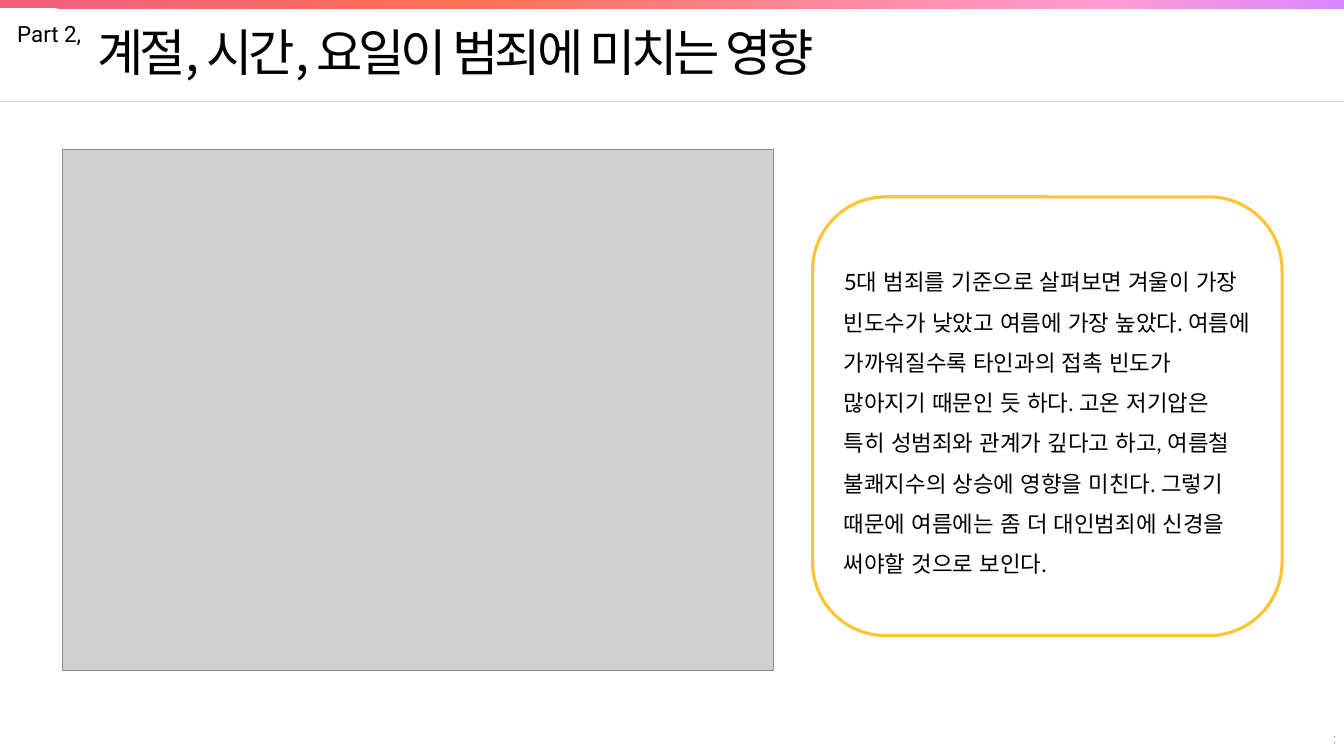
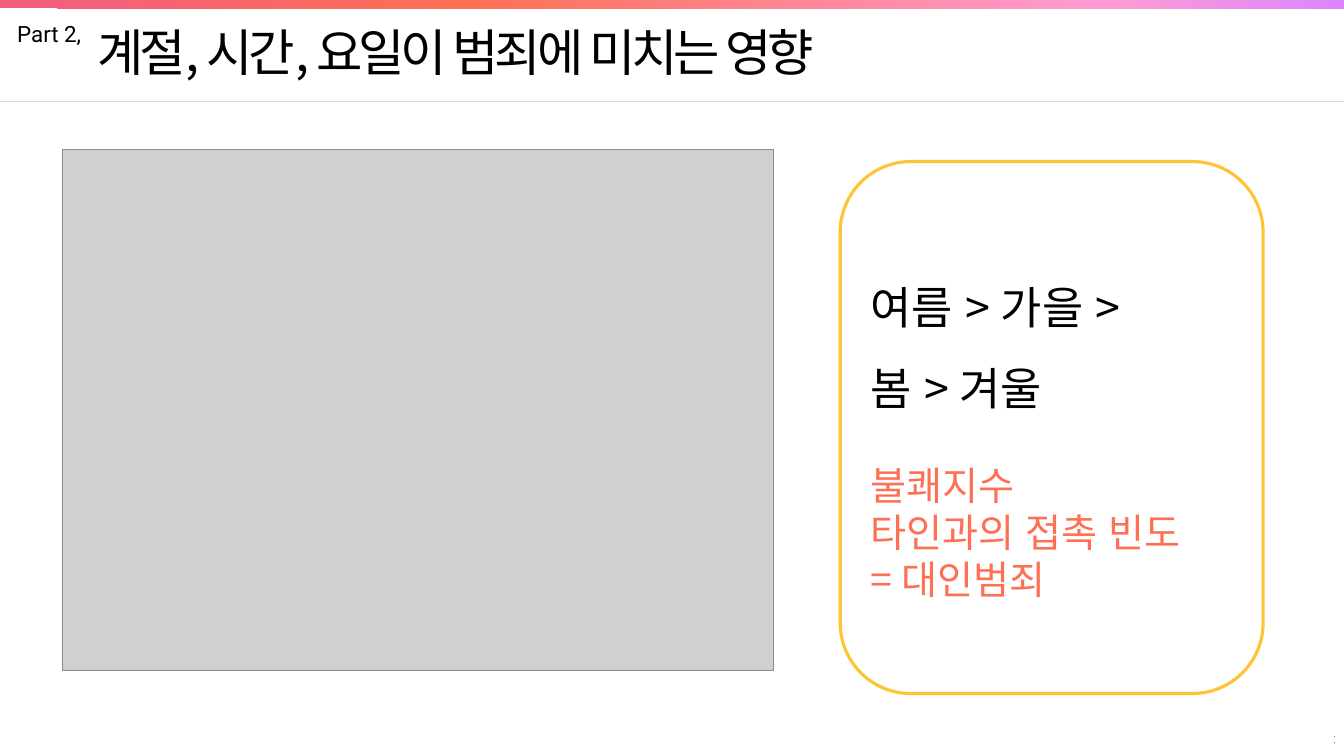
Before and after one commit to jinrang2/tj201130_kkij, a slide deck: slide 10 of ppt/(정명곤,임재현,김지원)차트_제목_수정.pptx (slide 12 before the commit). Drawn at 1344x756 pixels with LibreOffice and Linux fonts; fonts in the diff are those of the drawing; grey boxes stand for pictures. Boxes give left, top, right and bottom in pixels: in the first picture for what was removed or moved away, otherwise in the second. Text is boxed around its words. In the diff, an @@ line names an element or a change of style, - is before the commit and + after.

```diff
--- a/ppt/(정명곤,임재현,김지원)차트_제목_수정.pptx
+++ b/ppt/(정명곤,임재현,김지원)차트_제목_수정.pptx
@@ rounded rectangle added at (841,161,1264,694), fill #FFFFFF, outline #FEC434 2.25 pt, 28 pt, text #FE7054 @@
+여름 > 가을 >
+봄 > 겨울
+불쾌지수
+타인과의 접촉 빈도
+= 대인범죄
@@ rounded rectangle removed at (813,197,1282,635) @@
-5대 범죄를 기준으로 살펴보면 겨울이 가장 빈도수가 낮았고 여름에 가장 높았다. 여름에 가까워질수록 타인과의 접촉 빈도가 많아지기 때문인 듯 하다. 고온 저기압은 특히 성범죄와 관계가 깊다고 하고, 여름철 불쾌지수의 상승에 영향을 미친다. 그렇기 때문에 여름에는 좀 더 대인범죄에 신경을 써야할 것으로 보인다.
```
Also in this commit, not shown: 3 other slides changed, 7 slides removed.
